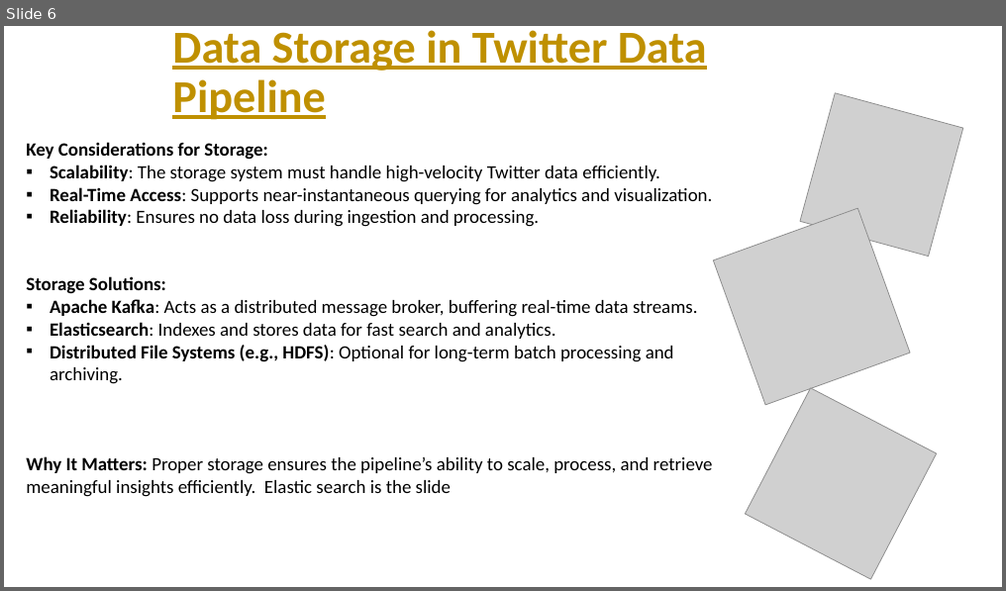
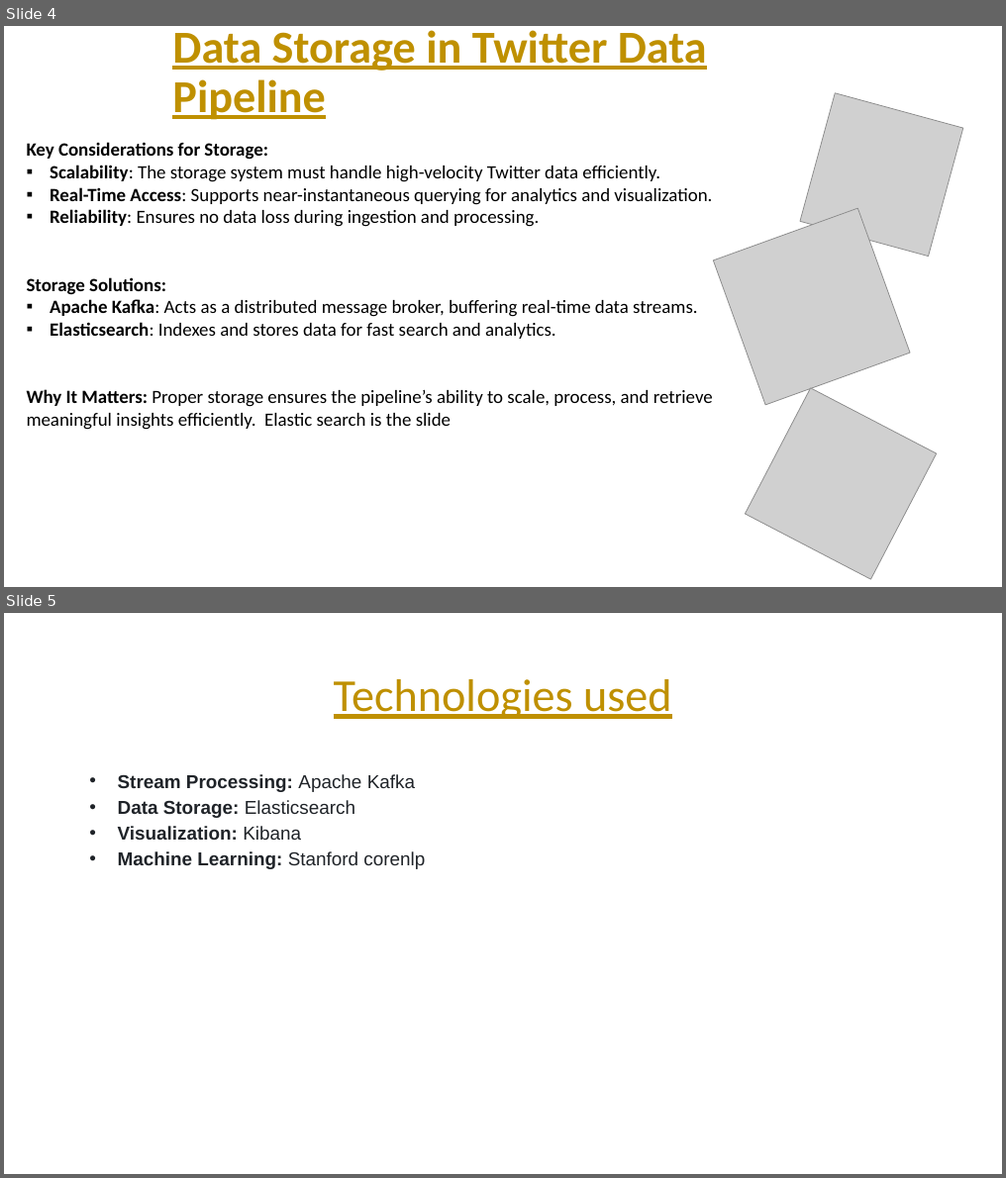
Before and after one commit to amjadAwad95/Twitter-Stream-Processing-Pipeline, a slide deck: Presentation/Presentation.pptx. Shown one above the other, each under a label of ours: slide 6 before the commit, slides 4 and 5 after it. The pictures are 1006x591 and 1006x1178 pixels, drawn with LibreOffice and Linux fonts; fonts in the diff are those of the drawing; grey boxes stand for pictures. Boxes give left, top, right and bottom in pixels: in the first picture for what was removed or moved away, otherwise in the second. Text is boxed around its words. In the diff, an @@ line names an element or a change of style, - is before the commit and + after.

Commit message:
added Technologies used and pipeline slides

```diff
--- a/Presentation/Presentation.pptx
+++ b/Presentation/Presentation.pptx
@@ slide 5 added at (4, 613, 1002, 1174), background #FFFFFF @@
@@ title added at (334, 679, 672, 719), 44 pt, text #BF9000, underline @@
+Technologies used
@@ text added at (118, 774, 425, 869), 18 pt, text #1F2328, bold @@
+• Stream Processing: Apache Kafka
+• Data Storage: Elasticsearch
+• Visualization: Kibana
+• Machine Learning: Stanford corenlp
@@ what was slide 6 is now slide 4 @@
@@ slide 4 changed as well @@
@@ text at (50, 345, 674, 384): paragraph removed @@
-▪ Distributed File Systems (e.g., HDFS): Optional for long-term batch processing and archiving.
```
Also in this commit, not shown: 1 other slide changed, 1 other slide added, 2 slides removed.
